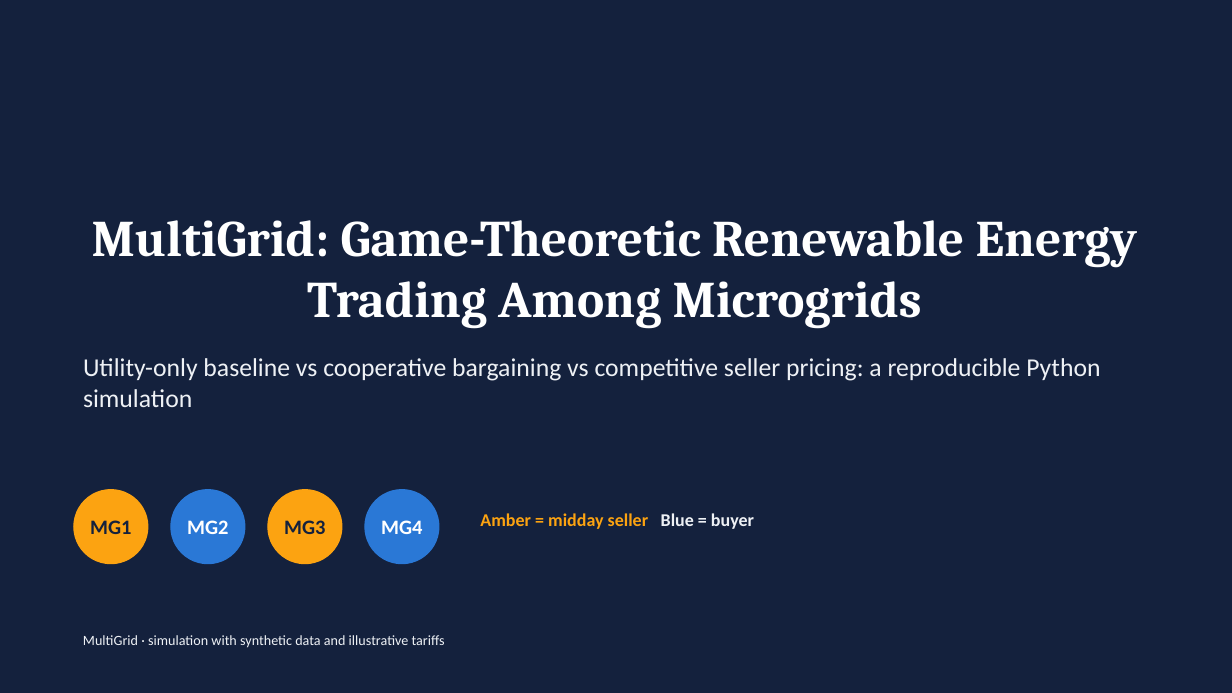
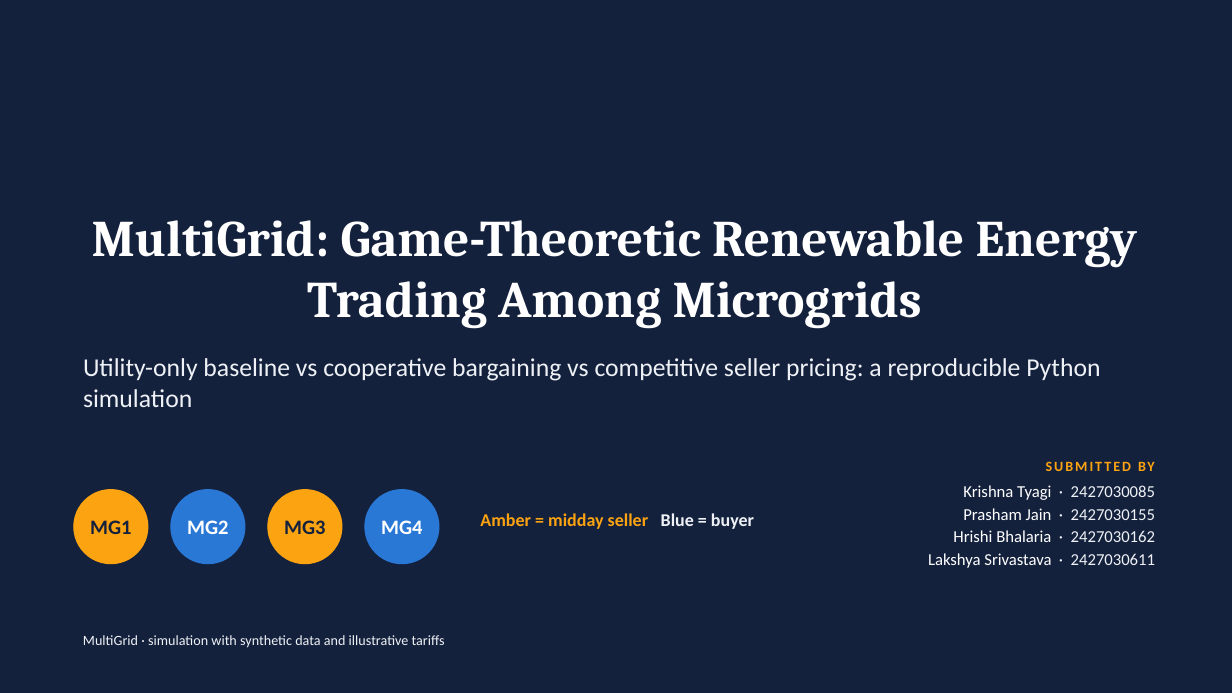
Before and after one commit to PrashamJ17/MultiGrid-Game-Theoretic-Renewable-Energy-Trading-Among-Microgrids, a slide deck: slide 1 of docs/MultiGrid_presentation.pptx. Drawn at 1232x693 pixels with LibreOffice and Linux fonts; fonts in the diff are those of the drawing. Boxes give left, top, right and bottom in pixels: in the first picture for what was removed or moved away, otherwise in the second. Text is boxed around its words. In the diff, an @@ line names an element or a change of style, - is before the commit and + after.

Commit message:
Add the complete project report and team details
docs/MultiGrid_Project_Report.pdf (59 pages) and an editable .docx: problem
statement, background, system model and shared settlement, the cooperative
market (LP allocation, tie rule, Nash bargaining), the competitive seller
price game with worked payoff matrices and the three price regimes,
metrics, software design and dashboard screenshots, verification (345
tests, 22-check export audit, T01-T16 and M1-M10 traceability), the
experimental design and results of E1-E7 with all 12 result figures, two
diagrams and 34 tables, discussion, limitations, conclusions, references
and appendices. Every number comes from a fresh run of the experiments.

Team: Krishna Tyagi, Prasham Jain, Hrishi Bhalaria and Lakshya Srivastava,
shown on the report's title page and the presentation's title slide.

README links the report and presentation. docs/report.md: correct two
mis-rounded values (E6 Jain 0.423, E7 competitive Jain sd 0.022).

```diff
--- a/docs/MultiGrid_presentation.pptx
+++ b/docs/MultiGrid_presentation.pptx
@@ text added at (x1=928, y1=462, x2=1155, y2=568), 13 pt, text #FFFFFF @@
+SUBMITTED BY
+Krishna Tyagi · 2427030085
+Prasham Jain · 2427030155
+Hrishi Bhalaria · 2427030162
+Lakshya Srivastava · 2427030611
```
Also in this commit, not shown: 4 other files.
